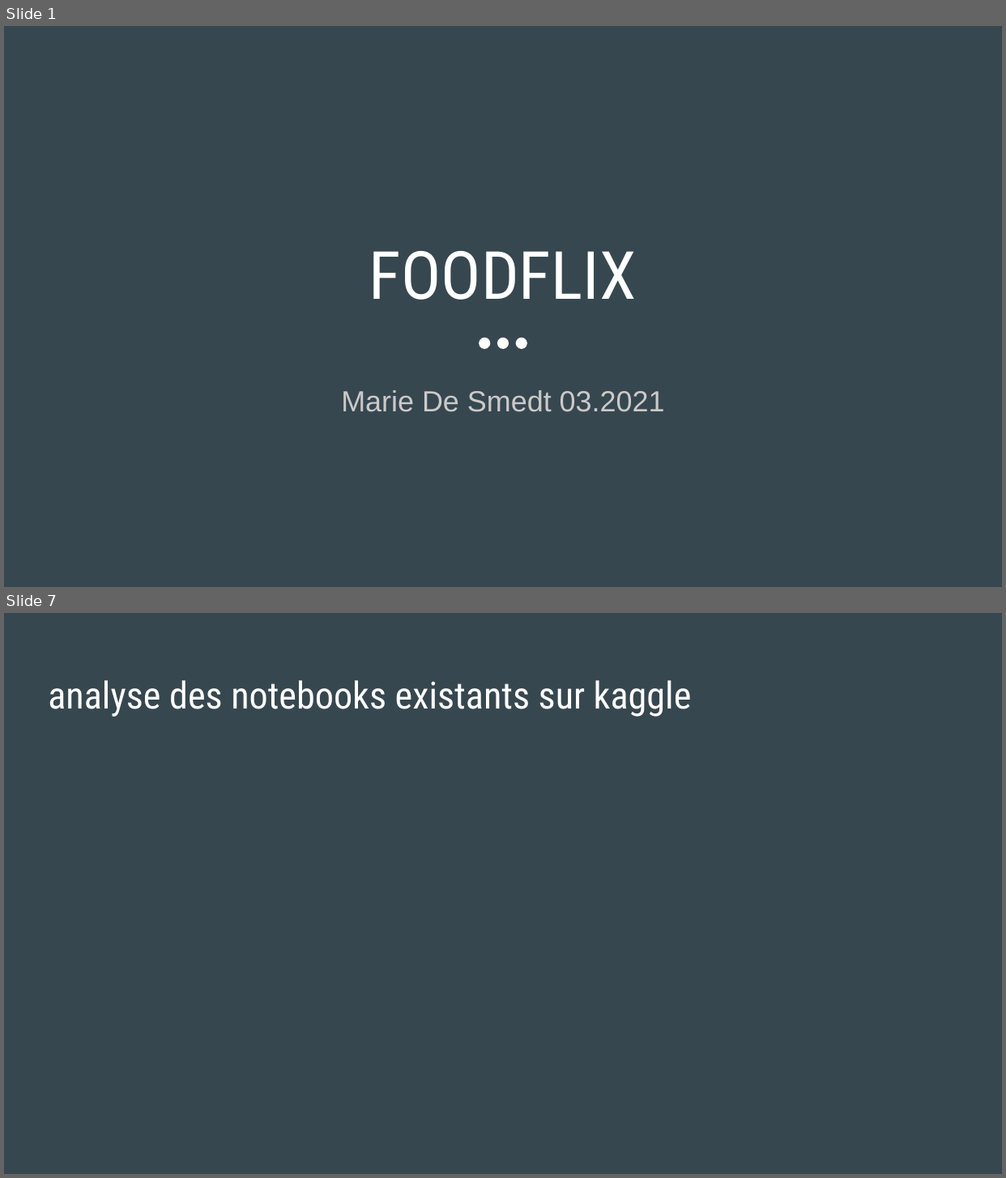
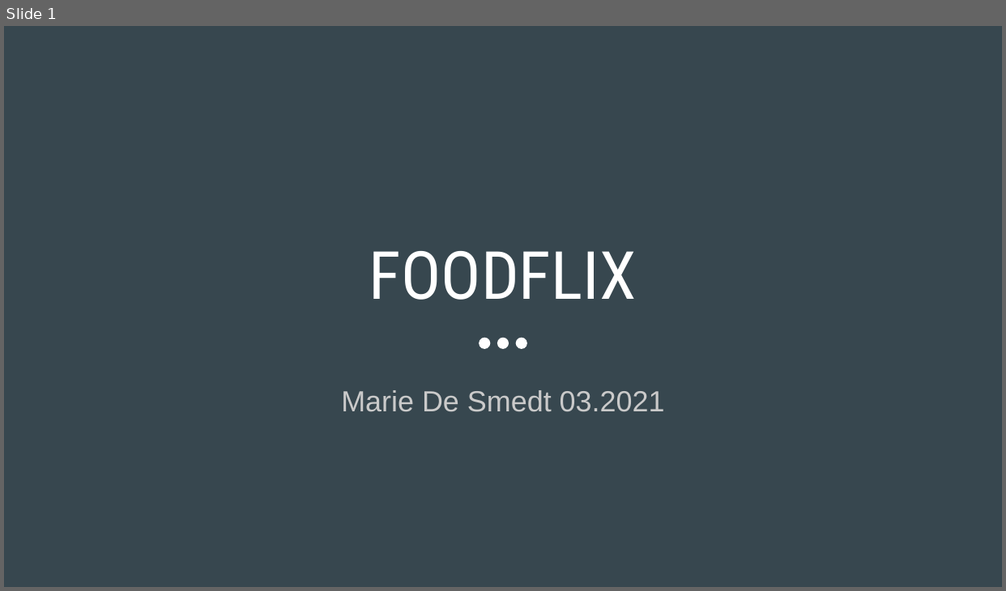
Before and after one commit to MarieDeSmedt/FoodFlix, a slide deck: FOODFLIX.pptx. Shown one above the other, each under a label of ours: slides 1 and 7 before the commit, slide 1 after it; the slides between them are not shown. The pictures are 1006x1178 and 1006x591 pixels, drawn with LibreOffice and Linux fonts; fonts in the diff are those of the drawing. Boxes give left, top, right and bottom in pixels: in the first picture for what was removed or moved away, otherwise in the second. Text is boxed around its words. In the diff, an @@ line names an element or a change of style, - is before the commit and + after.

```diff
--- a/FOODFLIX.pptx
+++ b/FOODFLIX.pptx
@@ slide 7 removed at bbox=[4, 613, 1002, 1174], background #37474F @@
@@ title removed at bbox=[48, 680, 692, 717] @@
-analyse des notebooks existants sur kaggle
```
Also in this commit, not shown: 4 slides changed, 6 slides added, 3 other slides removed.
